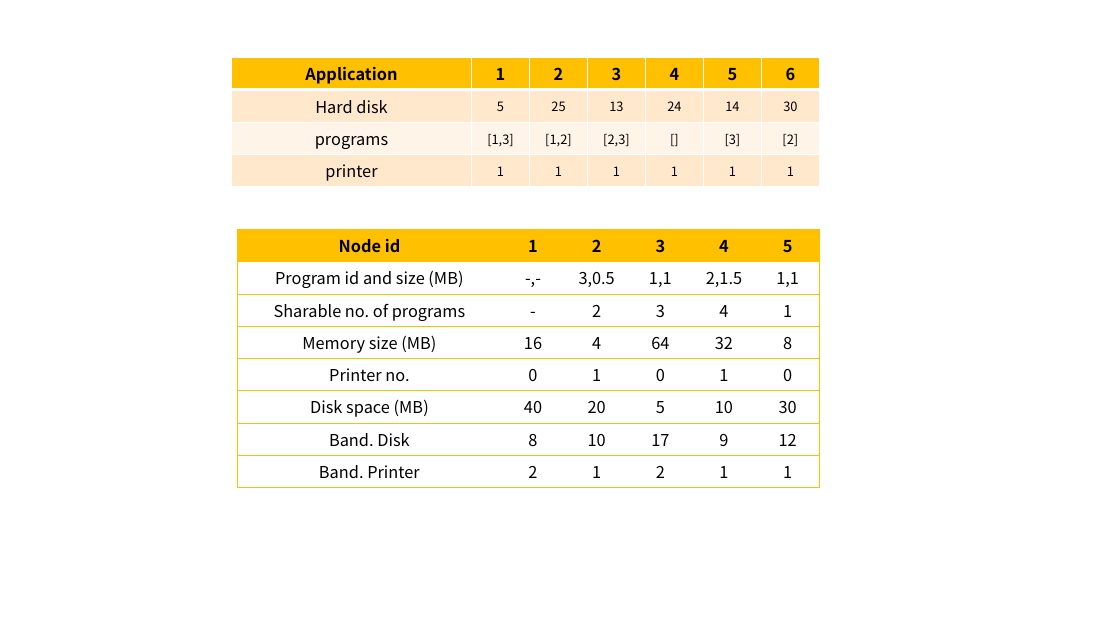
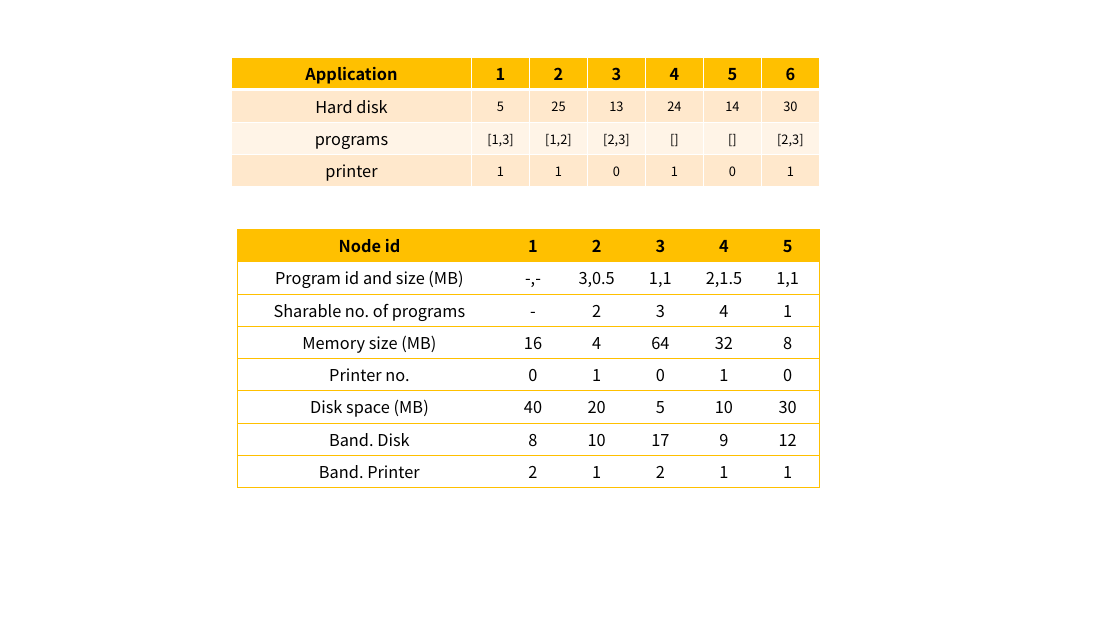
Before and after one commit to revhea2/priority-based-resource-allocation, a slide deck: slide 1 of final_presentation.pptx. Drawn at 1120x630 pixels with LibreOffice and Linux fonts; fonts in the diff are those of the drawing. Boxes give left, top, right and bottom in pixels: in the first picture for what was removed or moved away, otherwise in the second. Text is boxed around its words. In the diff, an @@ line names an element or a change of style, - is before the commit and + after.

```diff
--- a/final_presentation.pptx
+++ b/final_presentation.pptx
@@ table at [232, 57, 820, 185] @@
-row 3, column 6: [3]
+row 3, column 6: []
-row 3, column 7: [2]
+row 3, column 7: [2,3]
-row 4, column 4: 1
+row 4, column 4: 0
-row 4, column 6: 1
+row 4, column 6: 0
```
Also in this commit, not shown: 4 other slides changed, 39 slides added, 1 slide removed, 5 other files.
